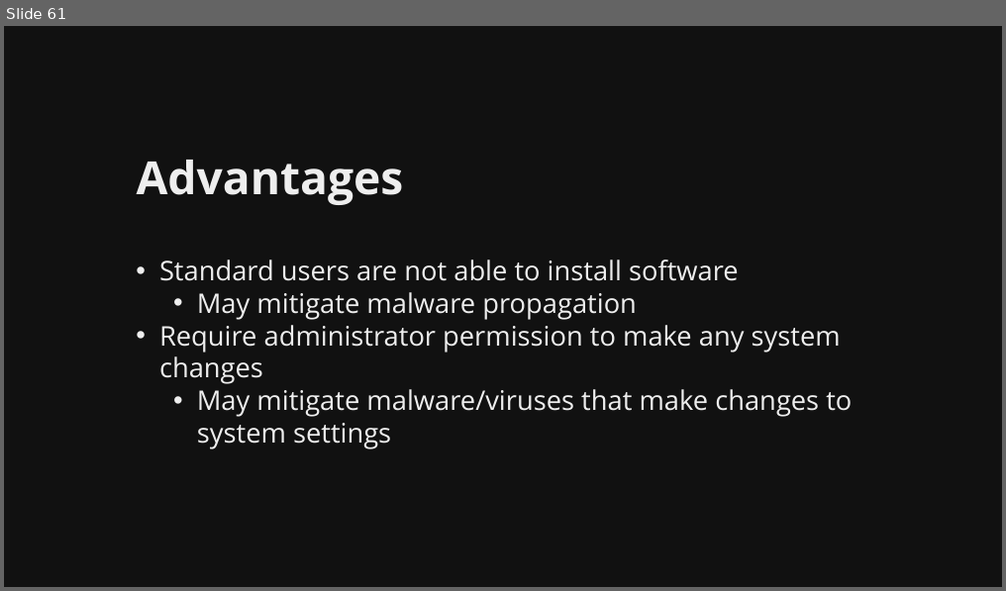
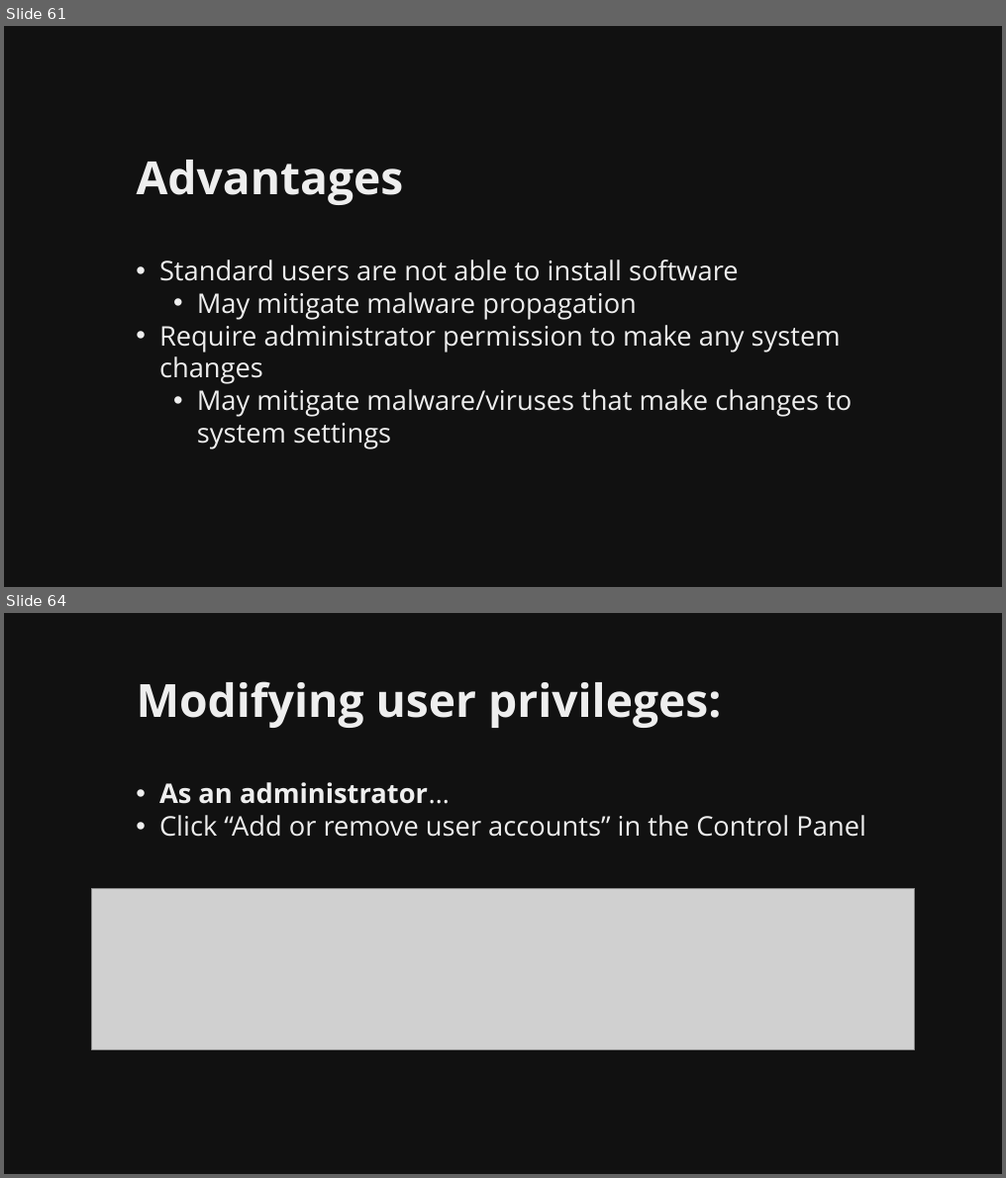
Before and after one commit to martymcflywa/ecu, a slide deck: year_1/sem_2/CSI1101_computer_security/0b_assignment_2_[22MAY15_0900]/dev/CSI1101_PONCE_A2_v01.pptx. Shown one above the other, each under a label of ours: slide 61 before the commit, slides 61 and 64 after it; the slides between them are not shown. The pictures are 1006x591 and 1006x1178 pixels, drawn with LibreOffice and Linux fonts; fonts in the diff are those of the drawing; grey boxes stand for pictures. Boxes give left, top, right and bottom in pixels: in the first picture for what was removed or moved away, otherwise in the second. Text is boxed around its words. In the diff, an @@ line names an element or a change of style, - is before the commit and + after.

```diff
--- a/year_1/sem_2/CSI1101_computer_security/0b_assignment_2_[22MAY15_0900]/dev/CSI1101_PONCE_A2_v01.pptx
+++ b/year_1/sem_2/CSI1101_computer_security/0b_assignment_2_[22MAY15_0900]/dev/CSI1101_PONCE_A2_v01.pptx
@@ slide 64 added at [4,613,1002,1174], background #111111 @@
@@ title added at [137,681,721,728], 44 pt, text #EEEEEE, bold @@
+Modifying user privileges:
@@ text added at [159,782,866,837], 26 pt, text #EEEEEE @@
+• As an administrator…
+• Click “Add or remove user accounts” in the Control Panel
@@ picture added at [91,888,915,1051] @@
```
Also in this commit, not shown: 1 slide changed, 2 other slides added, 1 other file.
